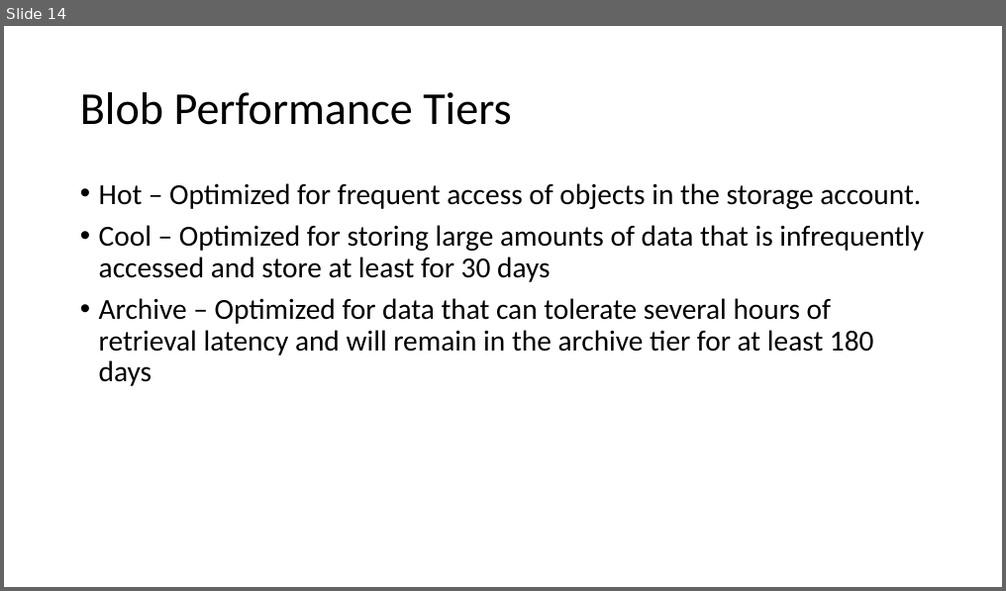
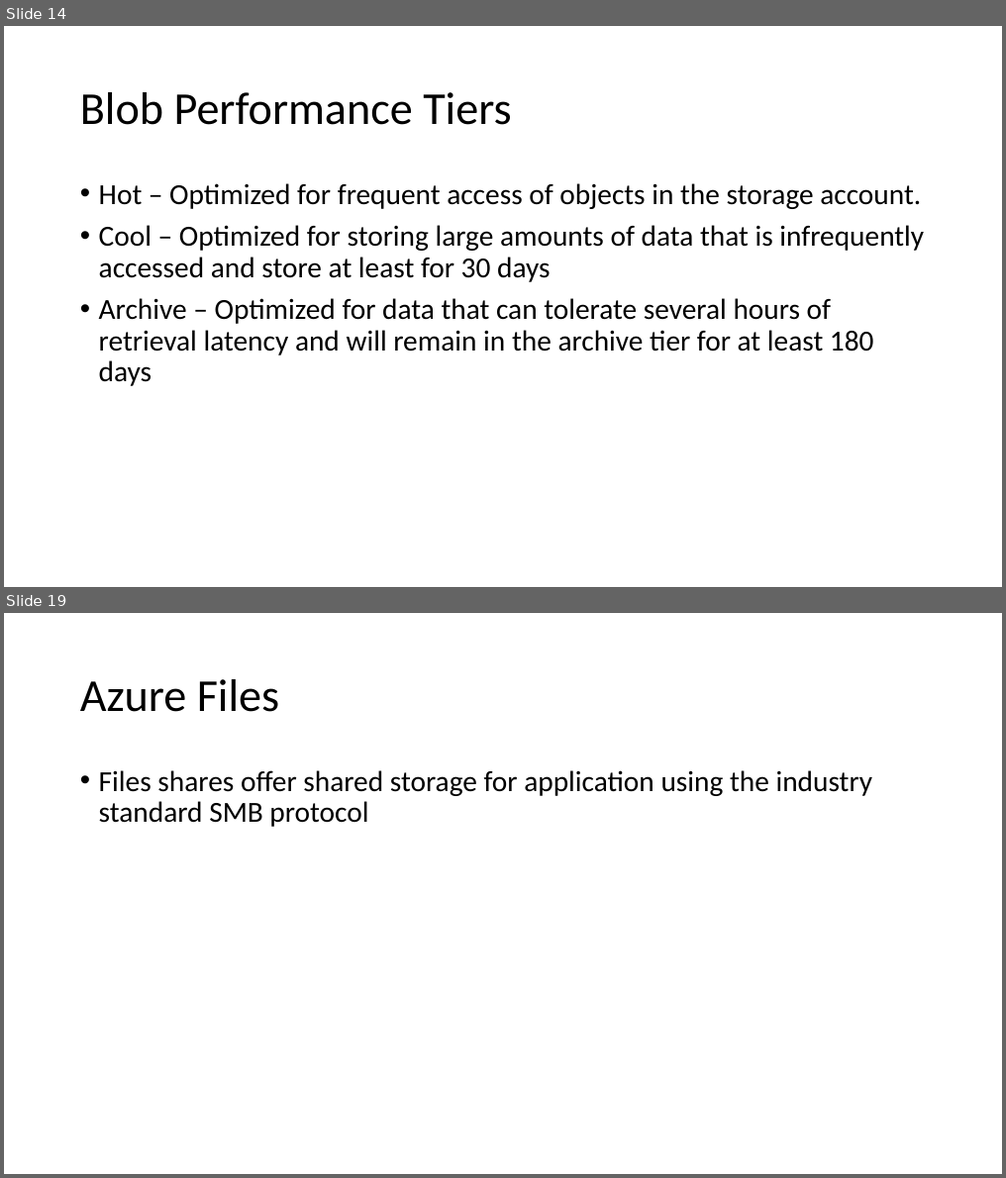
Before and after one commit to ayushrathi15/03June-AZ104, a slide deck: Azure Storage.pptx. Shown one above the other, each under a label of ours: slide 14 before the commit, slides 14 and 19 after it; the slides between them are not shown. The pictures are 1006x591 and 1006x1178 pixels, drawn with LibreOffice and Linux fonts; fonts in the diff are those of the drawing. Boxes give left, top, right and bottom in pixels: in the first picture for what was removed or moved away, otherwise in the second. Text is boxed around its words. In the diff, an @@ line names an element or a change of style, - is before the commit and + after.

```diff
--- a/Azure Storage.pptx
+++ b/Azure Storage.pptx
@@ slide 19 added at (x1=4, y1=613, x2=1002, y2=1174), background #FFFFFF @@
@@ title added at (x1=80, y1=679, x2=279, y2=712), 44 pt, text #000000 @@
+Azure Files
@@ text added at (x1=99, y1=770, x2=873, y2=827), 28 pt, text #000000 @@
+• Files shares offer shared storage for application using the industry standard SMB protocol
```
Also in this commit, not shown: 1 slide changed, 8 other slides added.
